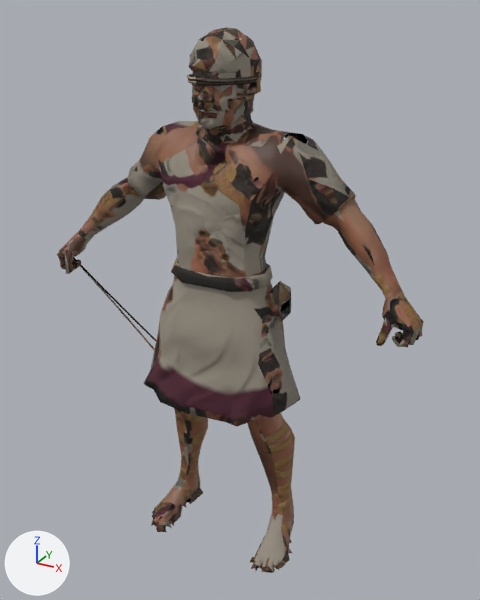
What one commit did to the glTF model public/battles/models/balearic-slinger.glb.
Camera for both pictures: a 50 mm lens placed at (0.944, -1.6, 1.703), pointed at (0.034, 0.054, 0.876). The axes (+X, +Y, +Z) are drawn at lower left. The lights are the same throughout. The older version comes first. Objects named as collision shapes, trigger or cutter boxes, shadow casters or lower levels of detail are left out. Vertices at exactly the same position are counted once.

The first picture shows 'LOD0'.
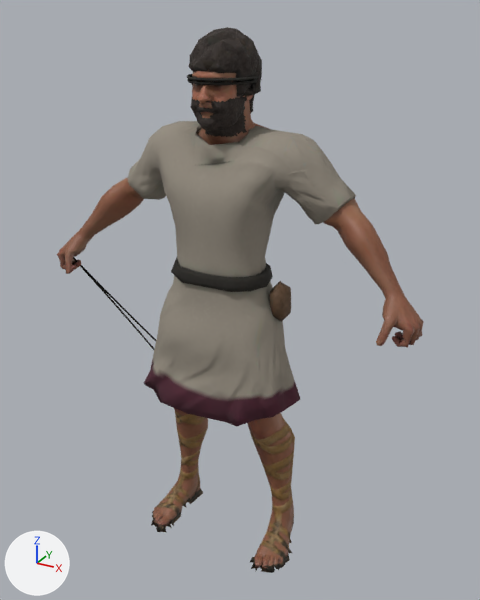
Location of each change, (x1, y1, x2, y2) in pixels of the pictures (480 x 600 px):
part 1 of me_lod0, added: after (191, 99, 241, 137)
part 2 of me_lod0, surface changed: (57, 27, 424, 573) in both

What the commit changed:
me_lod0 is used by ob_lod0; location (0.0, 0.0, 0.0).
me_lod0 had 3262 vertices, 5997 faces and spanned x -0.61..0.61, y -0.15..0.17, z -0.01..1.66.
me_lod0 now has 3552 vertices, 6410 faces and spans x -0.61..0.61, y -0.15..0.17, z -0.01..1.66.
me_lod0 part 1: a new loose piece of 290 vertices spanning x -0.07..0.07, y -0.08..0.01, z 1.38..1.48, in mat_balearic_slinger.
me_lod0 part 2: 5295 kept faces spanning x -0.61..0.61, y -0.15..0.17, z -0.01..1.66 get new texture (UV) coordinates.
